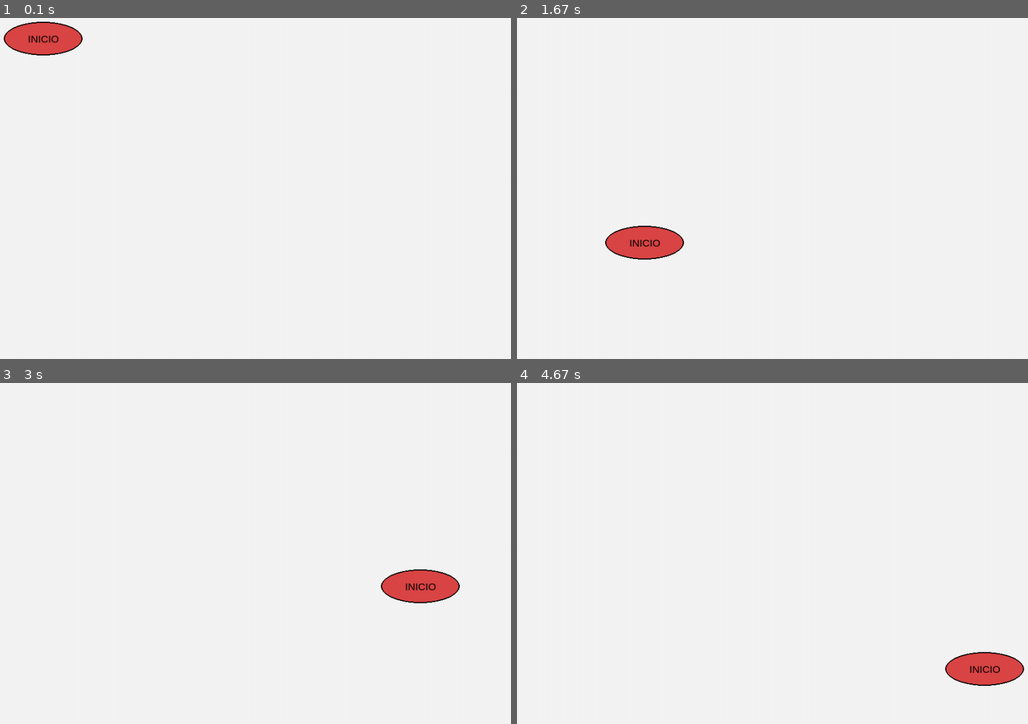
Above: before the commit, frames 1-4 (two rows, left to right).
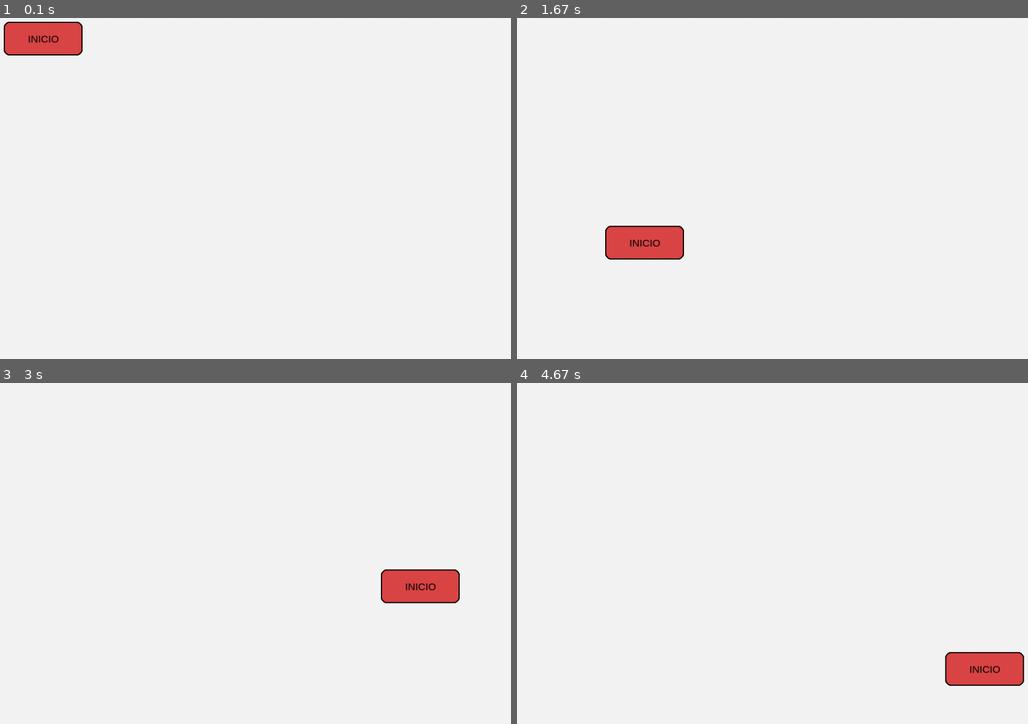
Above: after the commit, the same moments.

Repository: JuanMaCE/Compiladores
Game: pygame game, started from visual/pygame_window.py
Same seed, same stepped clock (60 frames per second), same inputs: the game is played once before the commit and once after it.
Inputs (mouse positions are in pixels of both pictures, inside the frame that each line leads up to):
- Up to frame 1 (0.1 s): no input
- Up to frame 2 (1.67 s): tap Enter at 0.33 s; press the mouse at (557, 38) at 0.7 s; move the mouse to (670, 133) at 0.8 s; release the mouse at (782, 232) at 0.93 s; press the mouse at (782, 232) at 1.03 s; move the mouse to (792, 150) at 1.13 s; release the mouse at (798, 72) at 1.27 s; press the mouse at (798, 72) at 1.37 s; move the mouse to (721, 157) at 1.47 s; release the mouse at (644, 243) at 1.6 s
- Up to frame 3 (3 s): press the mouse at (127, 608) at 1.7 s; move the mouse to (194, 652) at 1.8 s; release the mouse at (260, 700) at 1.93 s; press the mouse at (260, 700) at 2.03 s; move the mouse to (189, 700) at 2.13 s; release the mouse at (122, 703) at 2.27 s; press the mouse at (122, 703) at 2.37 s; move the mouse to (86, 608) at 2.47 s; release the mouse at (51, 515) at 2.6 s; press the mouse at (51, 515) at 2.7 s; move the mouse to (235, 550) at 2.8 s; release the mouse at (419, 587) at 2.93 s
- Up to frame 4 (4.67 s): press the mouse at (936, 587) at 3.03 s; move the mouse to (777, 567) at 3.13 s; release the mouse at (614, 550) at 3.27 s; press the mouse at (614, 550) at 3.37 s; move the mouse to (608, 498) at 3.47 s; release the mouse at (598, 447) at 3.6 s; press the mouse at (598, 447) at 3.7 s; move the mouse to (706, 437) at 3.8 s; release the mouse at (813, 427) at 3.93 s; press the mouse at (813, 427) at 4.03 s; move the mouse to (706, 543) at 4.13 s; release the mouse at (593, 662) at 4.27 s; press the mouse at (593, 662) at 4.37 s; move the mouse to (787, 666) at 4.47 s; release the mouse at (982, 669) at 4.6 s

The runs differ from the first frame. In frame 1, 0.4% of the frame differs, in the area x 0-17%, y 1-11%; in frame 2, 0.5%; in frame 3, 0.5%; in frame 4, 0.5%, in the area x 83-100%, y 78-89%.

Commit message:
Interfaz grafica
No sirve lo de las pantallas mañana veo que plan ya al dar enter imprime en pantalla por ahora ya no hay que cerrar todo

Diff:
--- a/visual/pygame_window.py
+++ b/visual/pygame_window.py
@@ -5,7 +5,13 @@
 from logic.grafodirigdo import Grafodirigido
 
 pygame.init()
-
+WIDTH2, HEIGHT2 = 400, 300
+FONT = pygame.font.SysFont(None, 24)
+instrucciones_texto = "Presione 1 2 3 4 5 6"
+salida_texto = "Resultado al presionar enter"
+GAP2 = 10
+WHITE = (255, 255, 255)
+BLACK = (0, 0, 0)
 WIDTH, HEIGHT = 1000, 700
 screen = pygame.display.set_mode((WIDTH, HEIGHT))
 pygame.display.set_caption("Editor de Diagrama de Flujo")
@@ -24,9 +30,6 @@
 }
 
 shape_types = list(colors.keys())
-
-
-
 
 
 class Shape:
@@ -40,7 +43,6 @@
         self.selected = False
         self.id = id
 
-
     def rect(self):
         return pygame.Rect(self.x, self.y, self.width, self.height)
 
@@ -48,7 +50,7 @@
         return self.x + self.width // 2, self.y + self.height // 2
 
     def return_texto(self):
-        return  self.texto
+        return self.texto
 
     def draw(self, surface):
         color = colors[self.tipo]
@@ -65,15 +67,12 @@
             pygame.draw.polygon(surface, color, points)
             pygame.draw.polygon(surface, (0, 0, 0), points, 2)
         elif self.tipo == "SALIDA":
-            points = [(r.left, r.top), (r.right - 30, r.top), (r.right, r.bottom), (r.left + 30, r.bottom)]
+            points = [(r.left, r.top + 20), (r.right - 20, r.top), (r.right, r.centery), (r.right - 20, r.bottom),(r.left, r.bottom)]
             pygame.draw.polygon(surface, color, points)
             pygame.draw.polygon(surface, (0, 0, 0), points, 2)
         else:
-            pygame.draw.ellipse(surface, color, r) if self.tipo in ["INICIO", "FIN"] else pygame.draw.rect(surface,
-                                                                                                           color, r,
-                                                                                                           border_radius=10)
-            pygame.draw.ellipse(surface, (0, 0, 0), r, 2) if self.tipo in ["INICIO", "FIN"] else pygame.draw.rect(
-                surface, (0, 0, 0), r, 2, border_radius=10)
+            pygame.draw.rect(surface, color, r, border_radius=10)
+            pygame.draw.rect(surface, (0, 0, 0), r, 2, border_radius=10)
 
         text_surface = font.render(self.texto, True, (0, 0, 0))
         text_rect = text_surface.get_rect(center=r.center)
@@ -115,8 +114,25 @@
 create_shape_beggin = Shape(0, shape_beggin, 50, 50)
 shapes.append(create_shape_beggin)
 node_inicio = Node(id, 0, "INICIO", create_shape_beggin)
-grafo =  Grafodirigido(node_inicio) # -> aqui se crea el grafo
-
+grafo = Grafodirigido(node_inicio) # -> aqui se crea el grafo
+
+
+def draw_left():
+    pygame.draw.rect(screen, WHITE, (0, 0, WIDTH2, HEIGHT2))
+    text_surface = FONT.render(instrucciones_texto, True, BLACK)
+    screen.blit(text_surface, (20, HEIGHT // 2))
+
+
+# Función 2: Dibujar ventana derecha
+def draw_right(text):
+    pygame.draw.rect(screen, WHITE, (WIDTH + GAP2, 0, WIDTH2, HEIGHT2))
+    text_surface = FONT.render(text, True, BLACK)
+    screen.blit(text_surface, (WIDTH + GAP2 + 20, HEIGHT // 2))
+
+
+def update_text(new_text):
+    global salida_texto
+    salida_texto = new_text
 
 
 def edit_text(shape: Shape):
@@ -135,6 +151,8 @@
 
 running = True
 while running:
+    draw_left()
+    draw_right(salida_texto)
     screen.fill((245, 245, 245))
 
     for event in pygame.event.get():
@@ -143,6 +161,16 @@
 
         elif event.type == pygame.KEYDOWN:
             # generacion de figuras
+            if event.key == pygame.K_RETURN:
+                grafo.generate_code_C()
+                # aqui van las funciones ROGER
+                # code_asm = grafo.generate_code_asm()
+                # code_py = grafo.generate_code_python()
+                # EN CONSOLA AUN
+                print("Código C:\n", grafo.code_c)
+                update_text(grafo.code_c)
+                # print("Código ASM:\n", code_asm)
+                # print("Código Python:\n", code_py)
             if pygame.K_1 <= event.key <= pygame.K_7:
                 id += 1
                 shape_beggin = shape_types[event.key - pygame.K_1]
@@ -221,12 +249,5 @@
     pygame.display.flip()
     clock.tick(60)
 
-
-print(" se genera el codigo C")
-print("       ")
-print("       ")
-print("       ")
-grafo.generate_code_C()
-print(grafo.code_c)
 pygame.quit()
 sys.exit()
